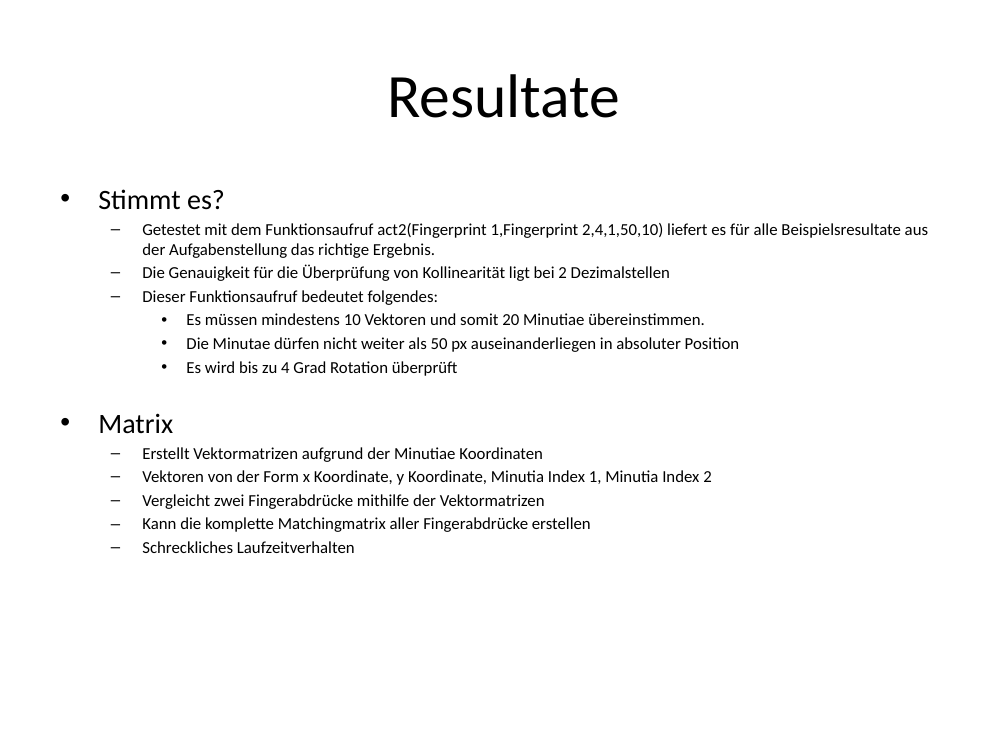
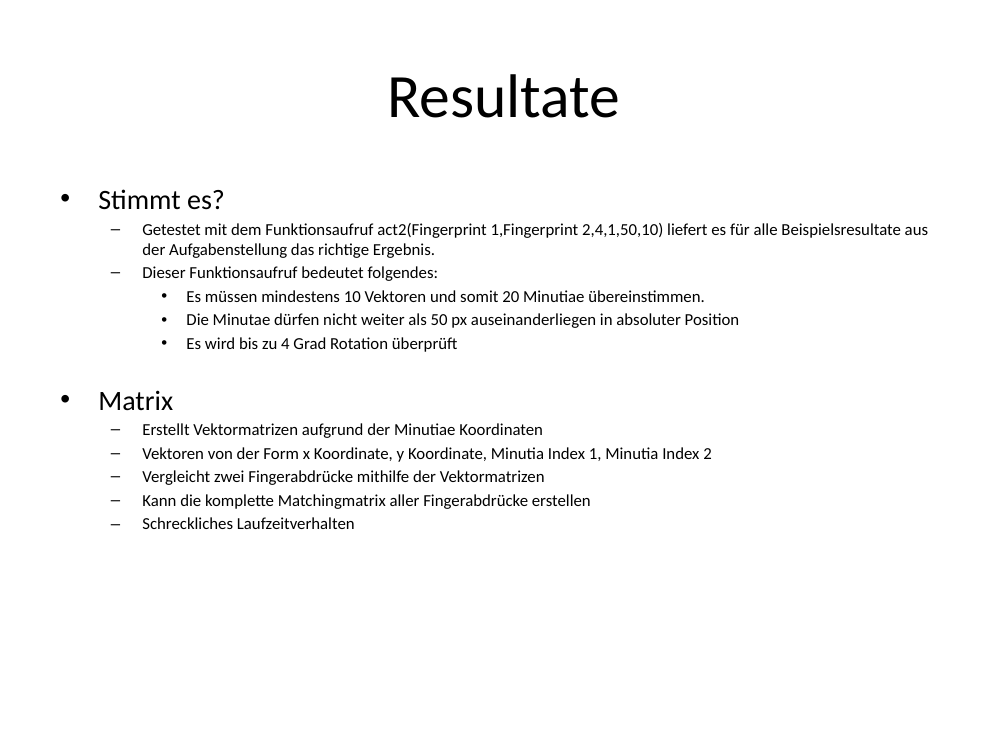
Before and after one commit to editoral/fpAnalyser, a slide deck: slide 5 of presentation/pres.pptx. Drawn at 1008x756 pixels with LibreOffice and Linux fonts; fonts in the diff are those of the drawing. Boxes give left, top, right and bottom in pixels: in the first picture for what was removed or moved away, otherwise in the second. Text is boxed around its words. In the diff, an @@ line names an element or a change of style, - is before the commit and + after.

```diff
--- a/presentation/pres.pptx
+++ b/presentation/pres.pptx
@@ text at bbox=[142, 265, 670, 281]: paragraph removed @@
-  – Die Genauigkeit für die Überprüfung von Kollinearität ligt bei 2 Dezimalstellen
```
Also in this commit, not shown: 3 other slides changed, 7 other files.
